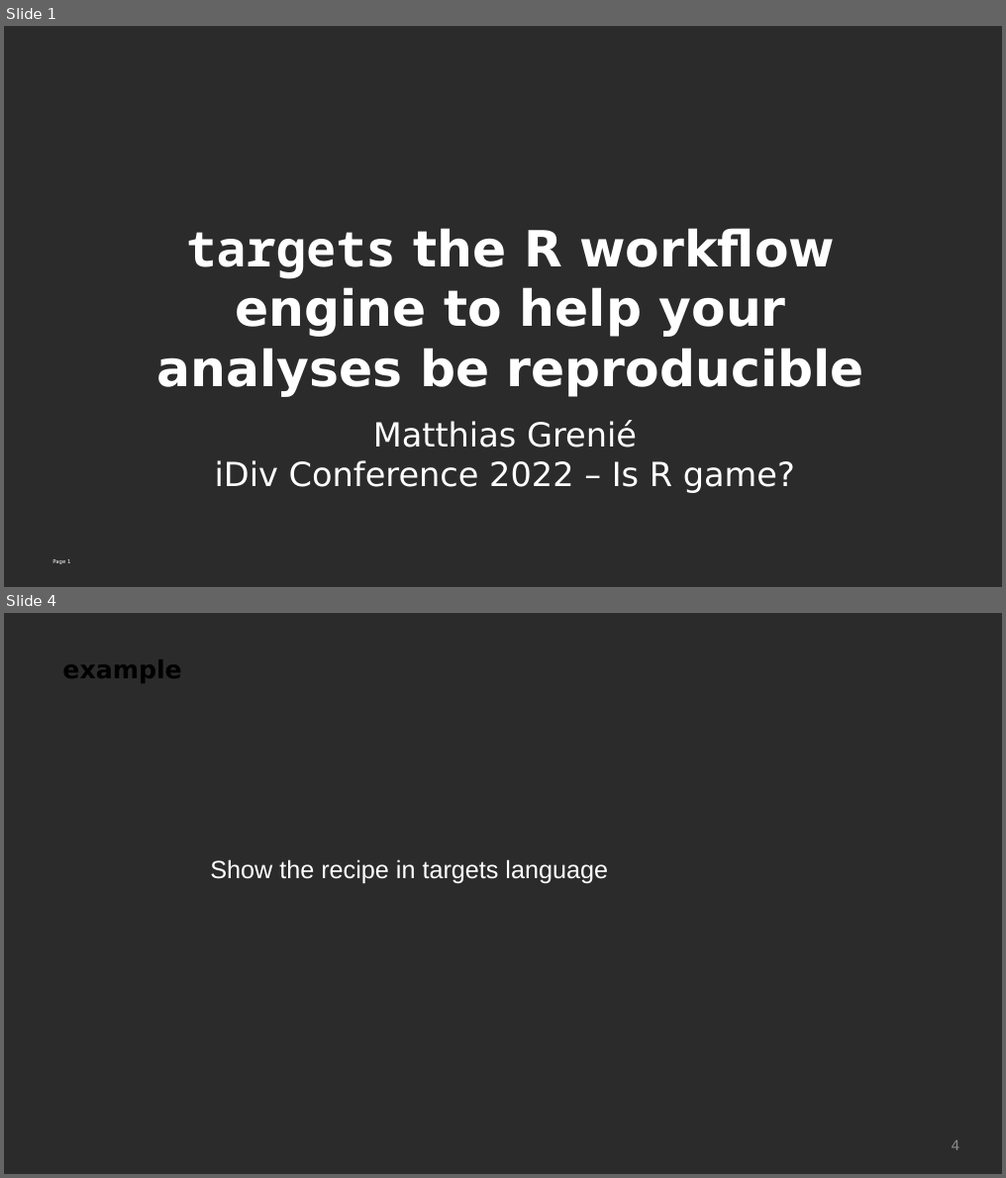
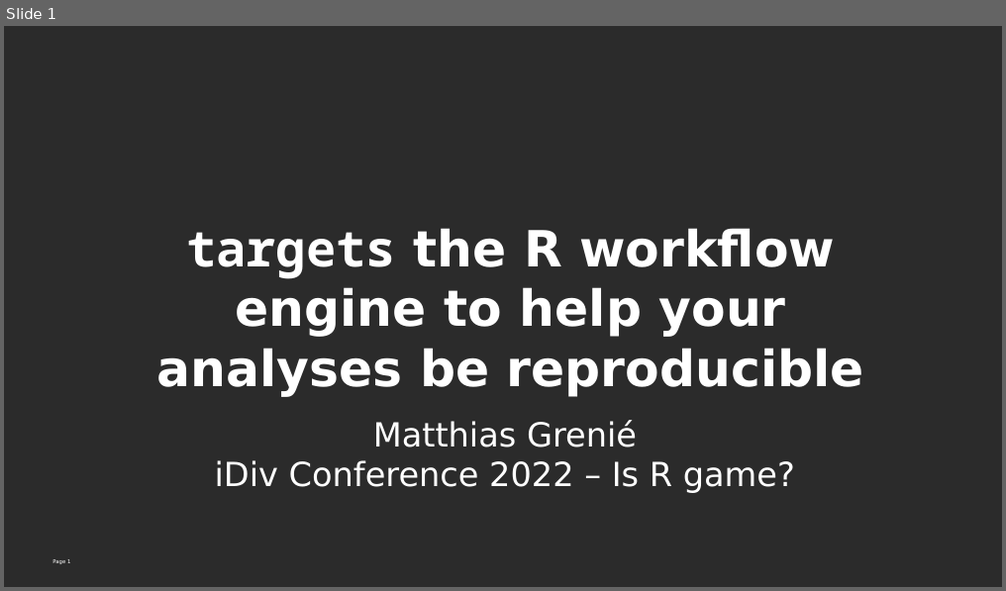
Before and after one commit to Rekyt/targets_presentation, a slide deck: idiv_conf_22_targets.odp. Shown one above the other, each under a label of ours: slides 1 and 4 before the commit, slide 1 after it; the slides between them are not shown. The pictures are 1006x1178 and 1006x591 pixels, drawn with LibreOffice and Linux fonts; fonts in the diff are those of the drawing; background and template pictures are left out; a plain dark background stands for a picture behind light text. Boxes give left, top, right and bottom in pixels: in the first picture for what was removed or moved away, otherwise in the second. Text is boxed around its words. In the diff, an @@ line names an element or a change of style, - is before the commit and + after.

```diff
--- a/idiv_conf_22_targets.odp
+++ b/idiv_conf_22_targets.odp
@@ slide 4 removed at bbox=[4, 613, 1002, 1174], background picture (left out) @@
@@ text removed at bbox=[62, 660, 181, 683] @@
-example
@@ text removed at bbox=[210, 860, 608, 884] @@
-Show the recipe in targets language
@@ page number removed at bbox=[951, 1141, 960, 1151] @@
-4
```
Also in this commit, not shown: 6 slides added, 3 other slides removed, 4 other files.
